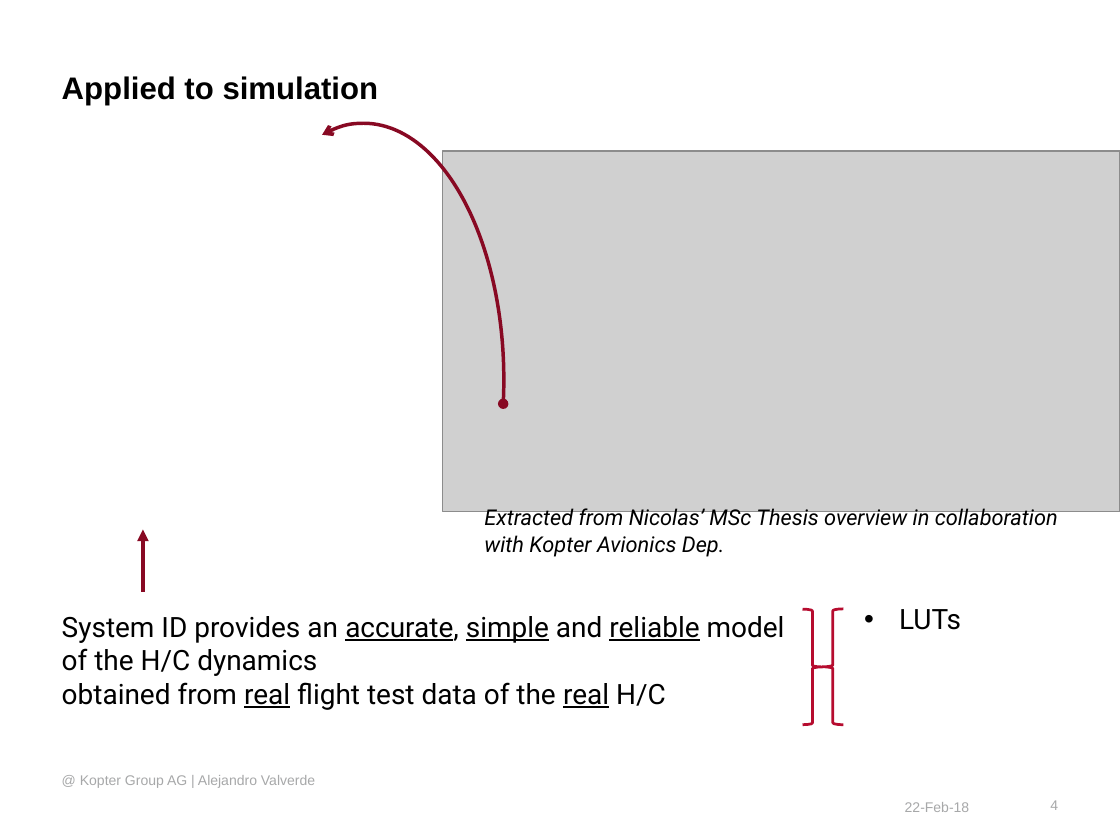
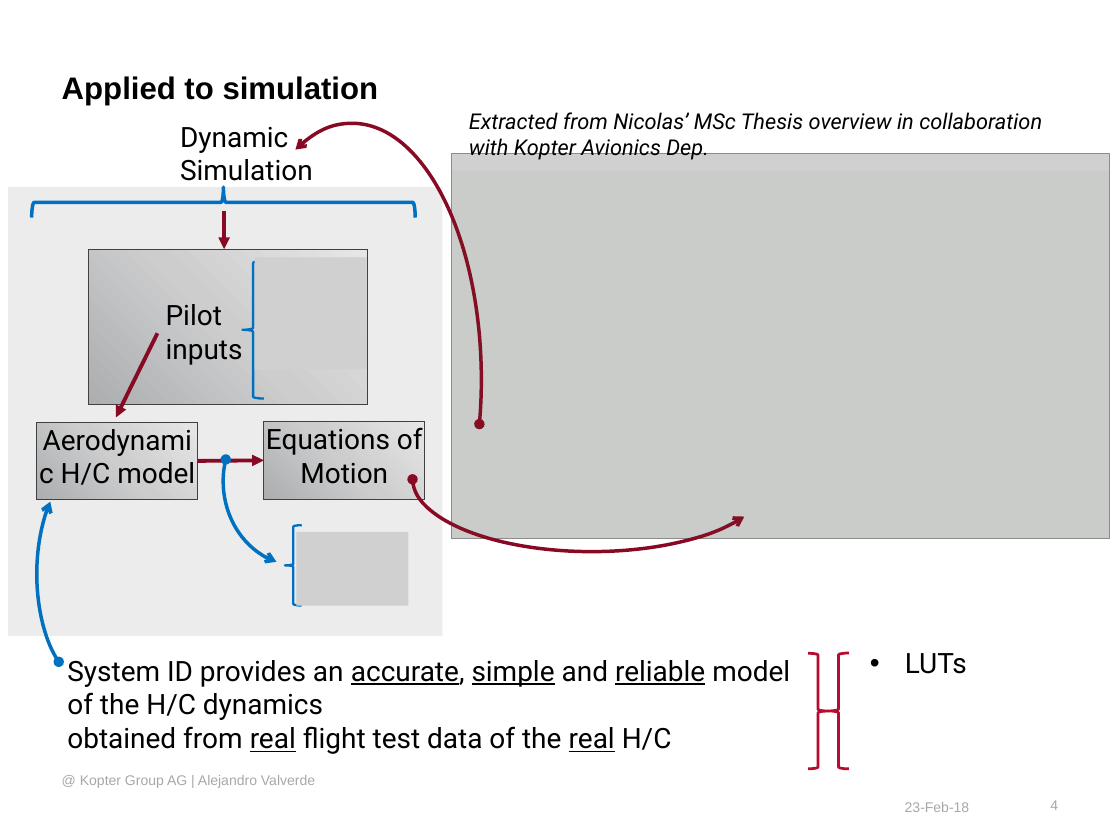
Before and after one commit to wuyou33/kopter, a slide deck: slide 4 of s_id/docs/System Identification to support Flight Test activities - proposal.pptx. Drawn at 1120x840 pixels with LibreOffice and Linux fonts; fonts in the diff are those of the drawing; grey boxes stand for pictures; background and template pictures are left out. Boxes give left, top, right and bottom in pixels: in the first picture for what was removed or moved away, otherwise in the second. Text is boxed around its words. In the diff, an @@ line names an element or a change of style, - is before the commit and + after.

```diff
--- a/s_id/docs/System Identification to support Flight Test activities - proposal.pptx
+++ b/s_id/docs/System Identification to support Flight Test activities - proposal.pptx
@@ text "Extracted from Nicolas’ MSc Thesis ..." rewrapped from (x1=484, y1=505, x2=1058, y2=557) to (x1=469, y1=112, x2=1042, y2=160) @@
@@ text added at (x1=180, y1=127, x2=313, y2=188), 18 pt, text #000000 @@
+Dynamic
+Simulation
@@ arc (boxed as its full ellipse) resized from (x1=224, y1=123, x2=504, y2=636) to (x1=224, y1=123, x2=482, y2=636) @@
@@ arc (boxed as its full ellipse) at (x1=224, y1=123, x2=482, y2=636): proportions changed @@
@@ picture resized from (x1=442, y1=151, x2=1120, y2=512) to (x1=452, y1=153, x2=1110, y2=539) @@
@@ rectangle added at (x1=452, y1=170, x2=1109, y2=538), fill #478556 at 5% opacity @@
@@ rectangle added at (x1=8, y1=187, x2=442, y2=636), fill #636569 at 12% opacity @@
@@ left brace added at (x1=32, y1=186, x2=415, y2=217), outline #0070C0 2.25 pt @@
@@ arrow added from (224, 211) to (224, 249), #880923 2.5 pt @@
@@ rectangle added at (x1=88, y1=249, x2=367, y2=403), fill gradient #ADAEB1 to #CDCDCE to #E6E6E7, outline #404040 0.75 pt @@
@@ left brace added at (x1=243, y1=261, x2=264, y2=399), outline #0070C0 1.5 pt @@
@@ picture added at (x1=254, y1=258, x2=366, y2=370) @@
@@ text added at (x1=166, y1=304, x2=243, y2=365), 18 pt, text #000000 @@
+Pilot
+inputs
@@ arrow moved from (143, 530) - (143, 591) to (115, 418) - (158, 334) @@
@@ arc (boxed as its full ellipse) added at (x1=223, y1=398, x2=374, y2=566), outline #0070C0 2.25 pt @@
@@ arc (boxed as its full ellipse) added at (x1=412, y1=404, x2=771, y2=551), outline #880923 2.25 pt @@
@@ rectangle added at (x1=37, y1=422, x2=198, y2=500), fill gradient #ADAEB1 to #CDCDCE to #E6E6E7, outline #404040 0.75 pt, 18 pt, text #000000 @@
+Aerodynamic H/C model
@@ rectangle added at (x1=264, y1=421, x2=426, y2=498), fill gradient #ADAEB1 to #CDCDCE to #E6E6E7, outline #404040 0.75 pt, 18 pt, text #000000 @@
+Equations of Motion
@@ arc (boxed as its full ellipse) added at (x1=37, y1=465, x2=144, y2=682), outline #0070C0 2.25 pt @@
@@ arrow added from (198, 461) to (264, 460), #880923 2.5 pt @@
@@ left brace added at (x1=284, y1=525, x2=301, y2=606), outline #0070C0 1.5 pt @@
@@ picture added at (x1=297, y1=532, x2=409, y2=606) @@
@@ 2 texts, 2 right braces moved together from (x1=62, y1=609, x2=961, y2=725) to (x1=67, y1=653, x2=967, y2=768) @@
```
Also in this commit, not shown: 11 other slides changed, 1 other file.
